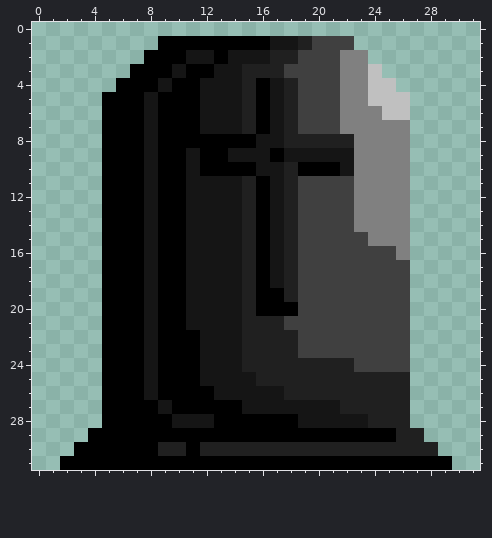
Two states of a pixel-art sprite, sprites/images/spr_grave_0.png. Above, as it was before the edit.
The file is 32x32 pixels.
The result:
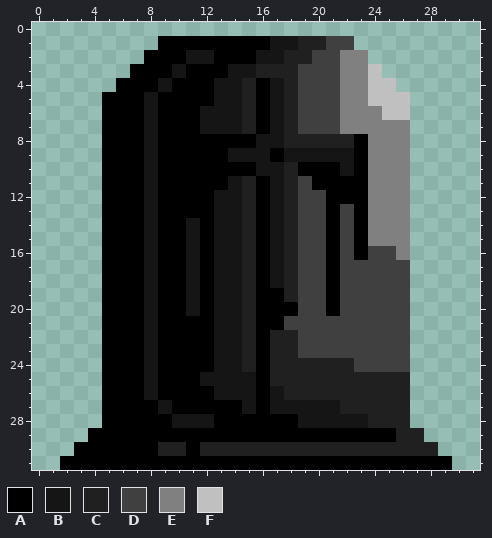
Palette (. is transparent): A #000000  B #151515  C #202020  D #404040  E #808080  F #c0c0c0
The exact change:
y 1: x 20 D -> C
y 2: x 14..15 BB -> AA; x 17 C -> B; x 19 D -> C
y 3: x 13 B -> A; x 15 C -> B; x 18 D -> C
y 4..5: x 12 B -> A
y 8: x 23 E -> A
y 9..10: x 11 B -> A; x 23 E -> A
y 11: x 11..13 BBB -> AAA; x 20..23 DDDE -> AAAA
y 12: x 11..12 BB -> AA; x 21..23 DDE -> AAA
y 13: x 11..12 BB -> AA; x 21 D -> A; x 23 E -> A
y 14: x 12 B -> A; x 21 D -> A; x 23 E -> A
y 15..16: x 12 B -> A; x 21 D -> A; x 23 D -> A
y 17..20: x 12 B -> A; x 21 D -> A
y 21: x 11..12 BB -> AA; x 16..17 CC -> AA
y 22..24: x 12 B -> A; x 16 C -> A
y 25: x 16 C -> A
y 26..27: x 16 B -> A
